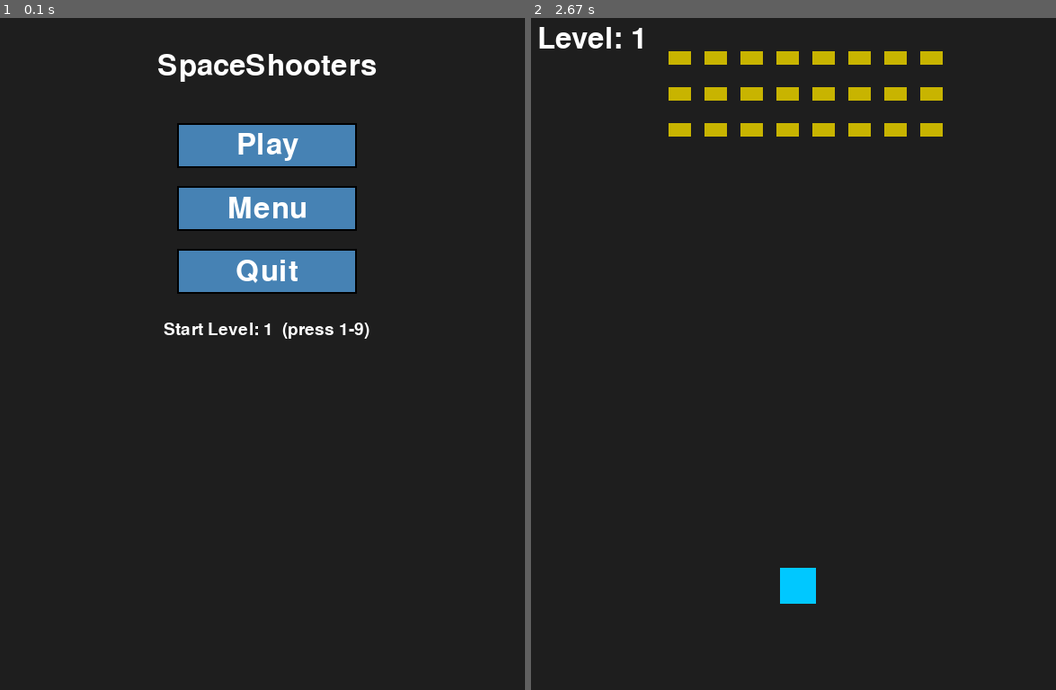
Above: before the commit, frames 1-2 (left to right).
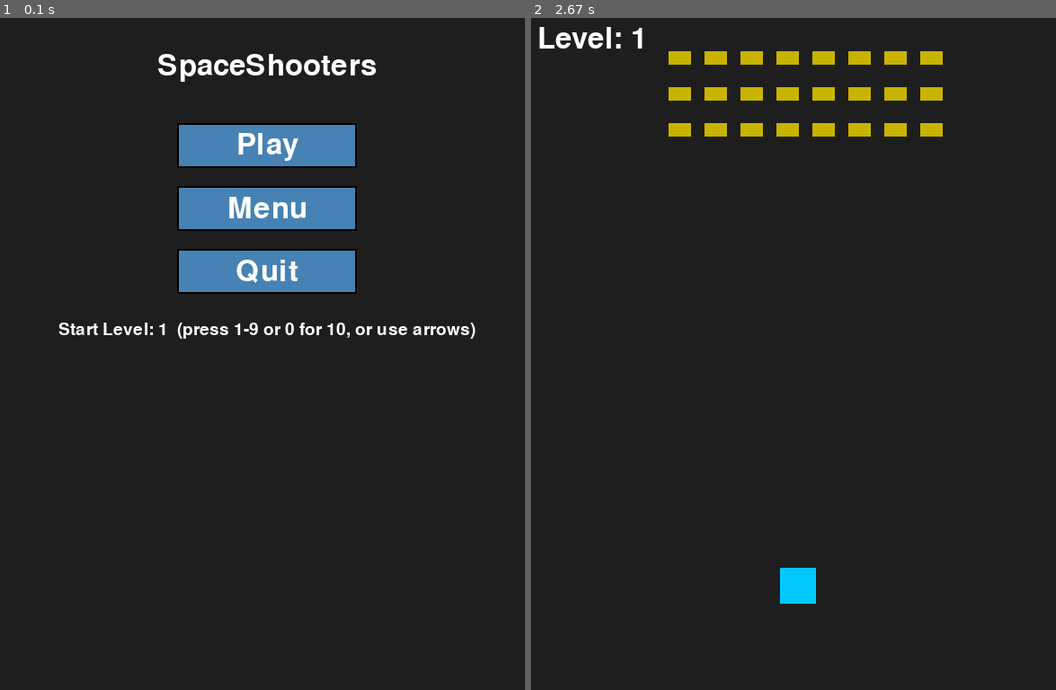
Above: after the commit, the same moments.

Repository: linusangelo09-spec/Pygame
Game: pygame game, started from vetikke.py
The game is run twice, just before and just after one commit, with the same random seed, the same clock (stepped at 60 frames per second) and the same inputs.
Inputs:
- Up to frame 1 (0.1 s): no input
- Up to frame 2 (2.67 s): hold Right 0.33-0.8 s; tap R at 0.83 s; hold Up 1.17-1.47 s; hold Right 1.5-1.97 s; hold Left 2-2.53 s; click "Play" at 2.62 s

The runs differ from the first frame. In frame 1, 0.7% of the frame differs, in the area x 11-91%, y 45-48%; in frame 2, nothing differs.

Commit message:
made you be able to choose between levels 1:10 instead of 1:9 also made it so you can swap between the levels using arrow keys (this is all only for the menu screen)
Co-authored-by: Copilot <copilot@github.com>

Diff:
--- a/vetikke.py
+++ b/vetikke.py
@@ -300,14 +300,22 @@
             if any(e[1] + (bosses_height if e in bosses else enemies_height) >= height for e in all_enemies):
                 game_over = True
 
-            # Allow selecting a start level from the menu using number keys 1-9
+            # Allow selecting a start level from the menu using number keys 1-10 and arrow keys
             if menu_active:
-                try:
-                    n = int(event.unicode)
-                    if 1 <= n <= 9:
-                        start_level = n
-                except Exception:
-                    pass
+                # Arrow keys to change selection
+                if event.key in (pygame.K_UP, pygame.K_LEFT):
+                    start_level = max(1, start_level - 1)
+                elif event.key in (pygame.K_DOWN, pygame.K_RIGHT):
+                    start_level = min(10, start_level + 1)
+                else:
+                    try:
+                        n = int(event.unicode)
+                        if n == 0:
+                            start_level = 10
+                        elif 1 <= n <= 9:
+                            start_level = n
+                    except Exception:
+                        pass
                 continue
 
             if not menu_active and event.key == pygame.K_SPACE:
@@ -519,7 +527,7 @@
         for button in buttons:
             button.draw(screen)
         # Show selected start level
-        start_text = small_font.render("Start Level: " + str(start_level) + "  (press 1-9)", True, TEXT_COLOR)
+        start_text = small_font.render("Start Level: " + str(start_level) + "  (press 1-9 or 0 for 10, or use arrows)", True, TEXT_COLOR)
         screen.blit(start_text, ((Width - start_text.get_width()) // 2, 340))
     elif paused:
         paused_text = font.render("Paused", True, TEXT_COLOR)
